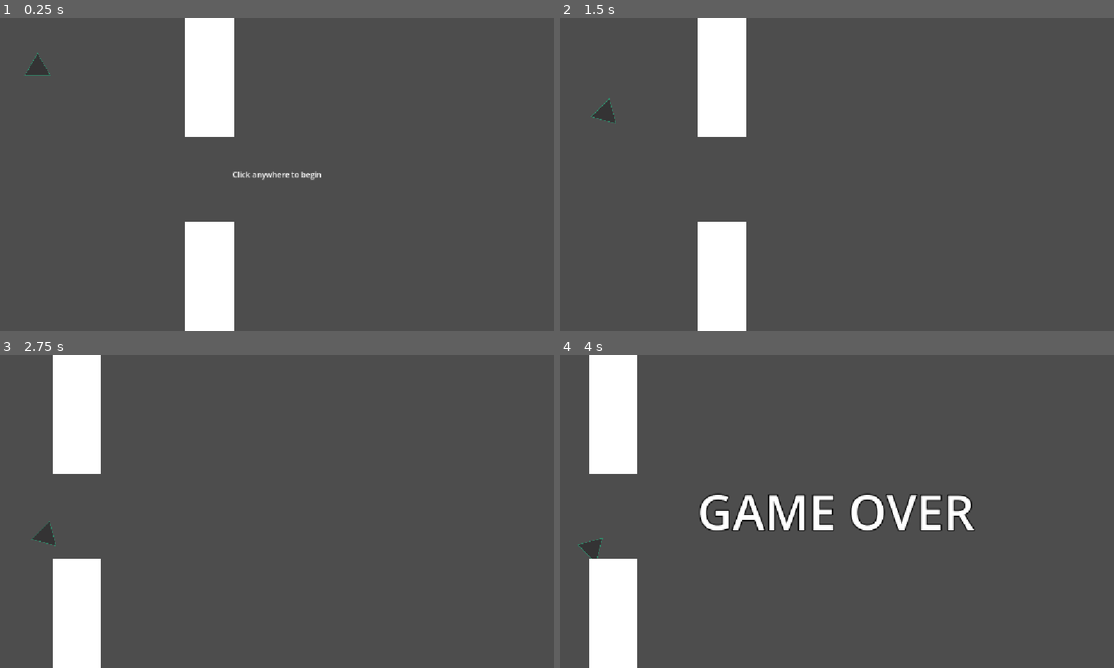
Above: before the commit, frames 1-4 (two rows, left to right).
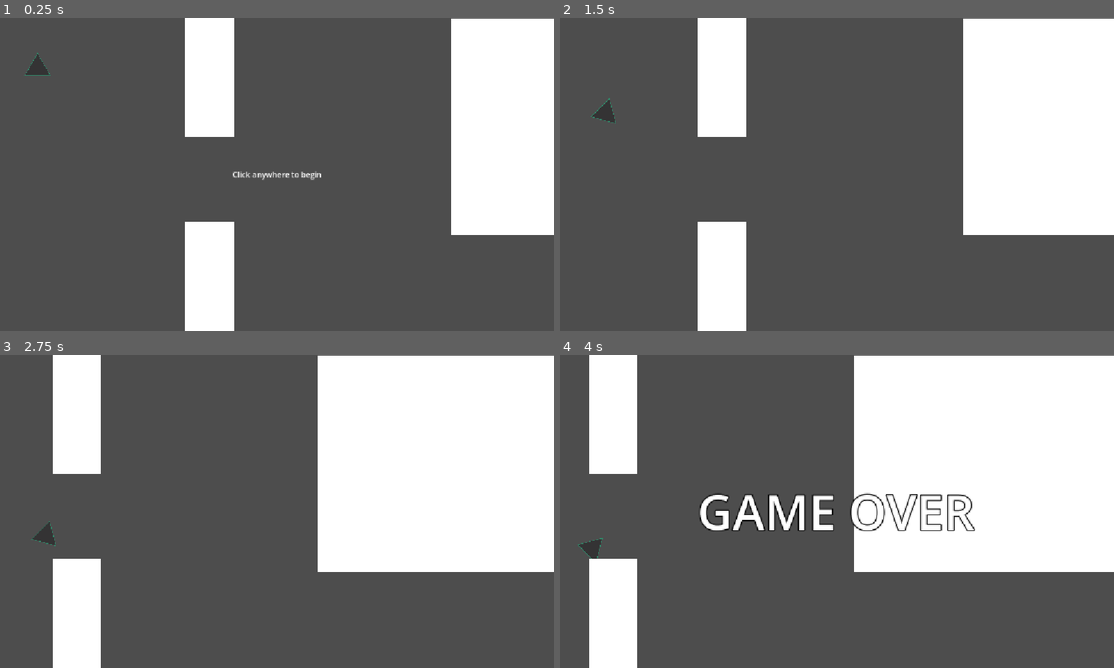
Above: after the commit, the same moments.

Repository: nouxinf/wave2
Game: Godot game, scene res://main.tscn
Two runs of this game, one before a commit and one after it. Both use one fixed random seed, a clock stepped at 60 frames per second and the inputs below.
Inputs (mouse positions are in pixels of both pictures, inside the frame that each line leads up to):
- Up to frame 1 (0.25 s): no input
- Up to frame 2 (1.5 s): tap Enter at 0.5 s; move the mouse to (958, 158) at 0.52 s; hold Right 0.53-1.28 s; click (958, 158) at 0.6 s; move the mouse to (726, 190) at 1.27 s; hold Down from 1.28 s (still down); tap Alt at 1.35 s
- Up to frame 3 (2.75 s): move the mouse to (332, 442) at 2.02 s; release Down at 2.03 s; hold Right from 2.03 s (still down); tap Shift at 2.1 s
- Up to frame 4 (4 s): move the mouse to (809, 574) at 2.77 s; release Right at 2.78 s; hold Up 2.78-3.53 s; click (809, 574) at 2.85 s; move the mouse to (1003, 558) at 3.52 s; hold Left from 3.53 s (still down); tap Alt at 3.6 s

The runs differ from the first frame. In frame 1, 13% of the frame differs, in the area x 81-100%, y 0-70%; in frame 2, 19%; in frame 3, 29%; in frame 4, 31%, in the area x 53-100%, y 0-70%.

Commit message:
properly offset obstacles

Diff:
--- a/map.gd
+++ b/map.gd
@@ -10,11 +10,11 @@
 const shapeWidths = [50, 50, 300, 50]
 # Called when the node enters the scene tree for the first time.
 func _ready() -> void:
-	const map = [3]
+	const map = [3, 2, 1, 0]
 	var x = 400
 	for i in map:
 		var shape_instance = shapes[i].instantiate()
-		shape_instance.global_position = Vector2(x, 648)
+		shape_instance.global_position = Vector2(x, 0)
 		get_tree().current_scene.add_child(shape_instance)
 		x += shapeWidths[i] + 500
 
--- a/shapes/shape0.tscn
+++ b/shapes/shape0.tscn
@@ -7,6 +7,7 @@
 scale = Vector2(1, 1.0000002)
 
 [node name="Area2D" type="Area2D" parent="." unique_id=44238216 groups=["obstacles"]]
+position = Vector2(0, 648)
 scale = Vector2(2.0022597, 0.9916878)
 
 [node name="ColorRect" type="ColorRect" parent="Area2D" unique_id=283396815]
--- a/shapes/shape1.tscn
+++ b/shapes/shape1.tscn
@@ -6,7 +6,7 @@
 [node name="Node2D" type="Node2D" unique_id=132690509]
 
 [node name="Area2D" type="Area2D" parent="." unique_id=44238216 groups=["obstacles"]]
-position = Vector2(0, -198)
+position = Vector2(0, 450)
 scale = Vector2(2.0022597, 0.9916878)
 
 [node name="ColorRect" type="ColorRect" parent="Area2D" unique_id=283396815]
--- a/shapes/shape2.tscn
+++ b/shapes/shape2.tscn
@@ -6,7 +6,7 @@
 [node name="Node2D" type="Node2D" unique_id=132690509]
 
 [node name="Area2D" type="Area2D" parent="." unique_id=44238216 groups=["obstacles"]]
-position = Vector2(0, -198)
+position = Vector2(0, 450)
 scale = Vector2(12, 0.992)
 
 [node name="ColorRect" type="ColorRect" parent="Area2D" unique_id=283396815]
--- a/shapes/shape3.tscn
+++ b/shapes/shape3.tscn
@@ -6,6 +6,7 @@
 [node name="Node2D" type="Node2D" unique_id=132690509]
 
 [node name="Area2D" type="Area2D" parent="." unique_id=44238216 groups=["obstacles"]]
+position = Vector2(0, 648)
 scale = Vector2(2, 0.5)
 
 [node name="ColorRect" type="ColorRect" parent="Area2D" unique_id=283396815]
@@ -18,7 +19,7 @@
 shape = SubResource("RectangleShape2D_00gvo")
 
 [node name="Area2D2" type="Area2D" parent="." unique_id=1768242851 groups=["obstacles"]]
-position = Vector2(0, -400)
+position = Vector2(0, 248)
 scale = Vector2(2, 1)
 
 [node name="ColorRect" type="ColorRect" parent="Area2D2" unique_id=1148454619]
